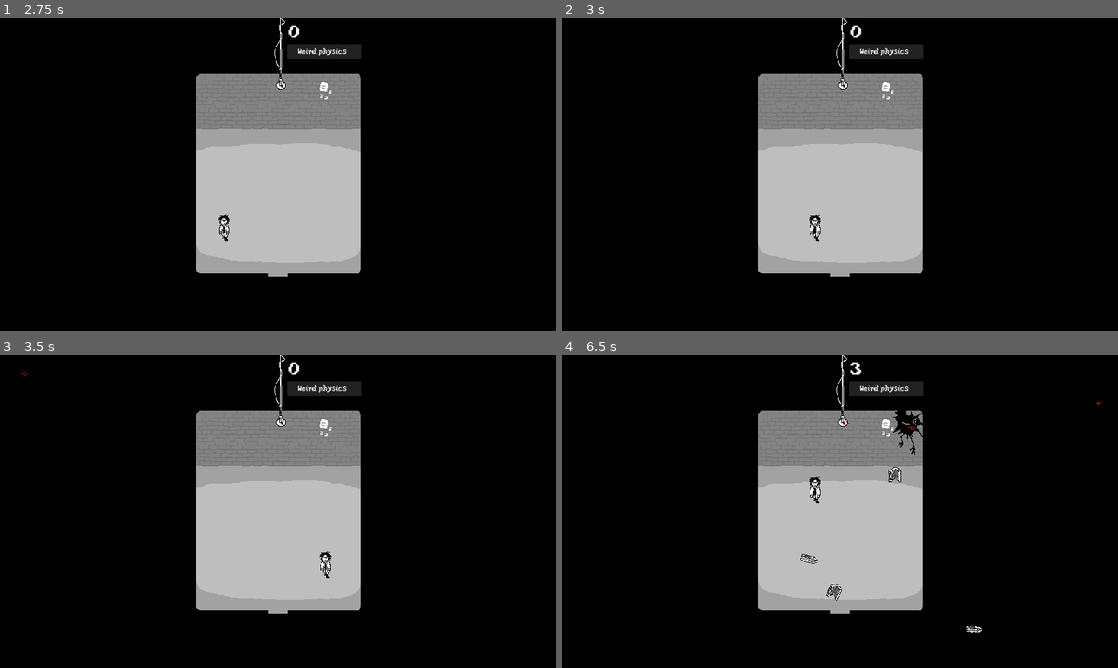
Above: before the commit, frames 1-4 (two rows, left to right).
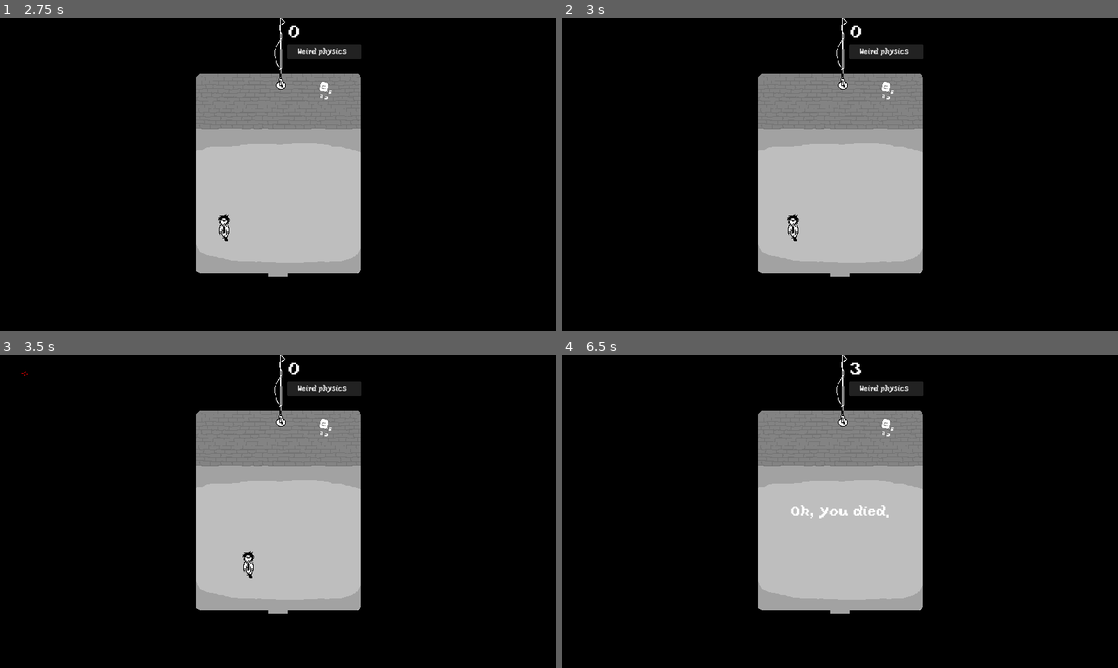
Above: after the commit, the same moments.

Repository: Buramuh/sibtrio
Game: Godot game, scene res://main.tscn
Same seed, same stepped clock (60 frames per second), same inputs: the game is played once before the commit and once after it.
Inputs:
- Up to frame 1 (2.75 s): click "Start" at 0.5 s; click "Weird physics" at 1.25 s; click "x Weird physics" at 2 s
- Up to frame 2 (3 s): hold Right (move_right) from 2.78 s (still down)
- Up to frame 3 (3.5 s): keep holding Right (move_right)
- Up to frame 4 (6.5 s): release Right (move_right) at 3.53 s; hold Down (move_down) 3.53-4.28 s; hold Right (move_right) 4.28-5.03 s; hold Up (move_up) 5.03-5.78 s; hold Left (move_left) from 5.78 s (still down)

Frame 1 is identical in both runs. In frame 2, 0.2% of the frame differs, in the area x 40-47%, y 62-72%; in frame 3, 0.2%; in frame 4, 0.9%, in the area x 41-98%, y 14-89%.
Error in both runs: Invalid assignment of property or key 'lock_rotation' with value of type 'bool' on a base object of type 'CharacterBody2D (player.gd)'. (res://main.gd:91)

Commit message:
Fix death on mob collision

Diff:
--- a/Demo's/celeryman/actors/player.gd
+++ b/Demo's/celeryman/actors/player.gd
@@ -12,7 +12,7 @@
 var velocity_last
 
 
-var SPEED = 500
+var SPEED = 2
 var DASH = 65000
 var THRESHOLD = 50
 
@@ -63,19 +63,16 @@
 		velocity = Vector2(0, -SPEED)
 	else:
 		velocity = Vector2(0, 0)
-	move_and_slide()
 
+	var collision = move_and_collide(velocity)
+	if collision != null and collision.get_collider().is_in_group("mobs"):
+		stop()
 
 	if reset_state == RESET_SHOW:
 		reset_show()
 	elif reset_state >= RESET_DELAY:
 		reset_state += 1
 
-
-
-func _on_body_entered(body):
-	if body in get_tree().get_nodes_in_group("mobs"):
-		stop()
 
 
 # Resetting
